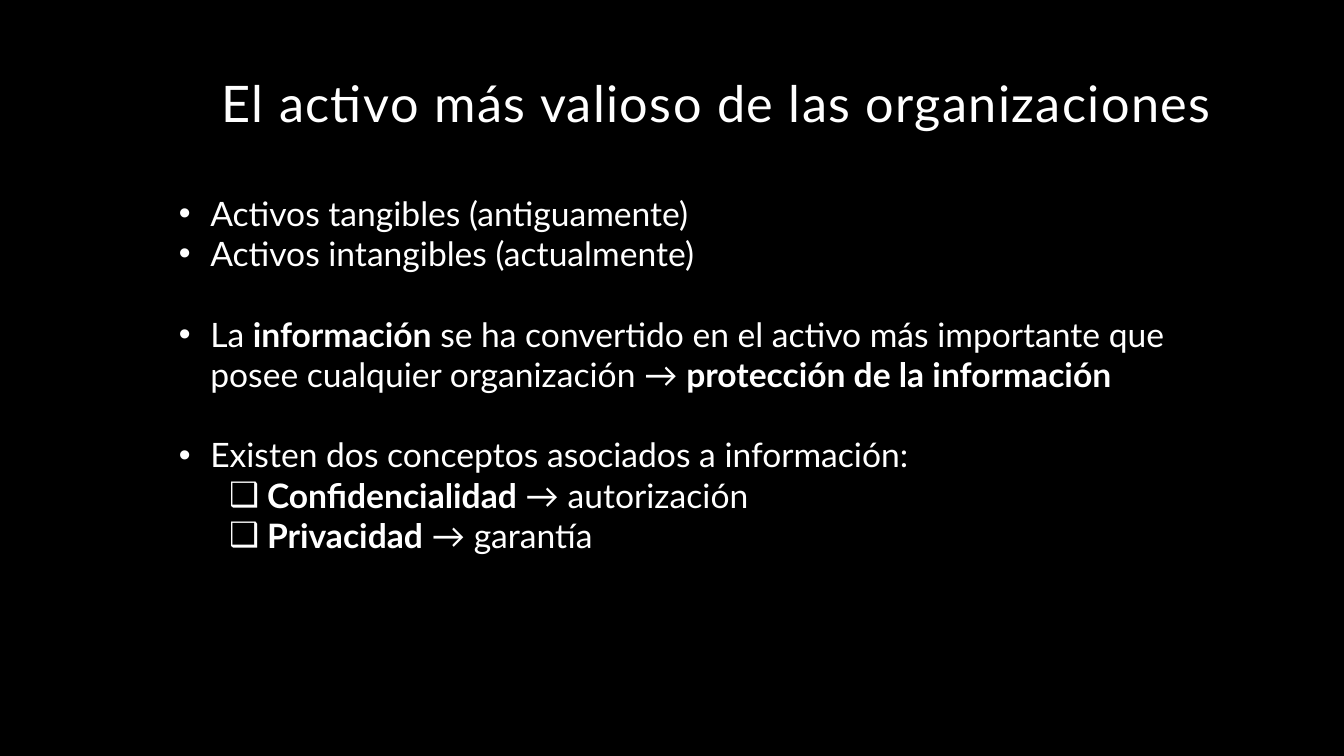
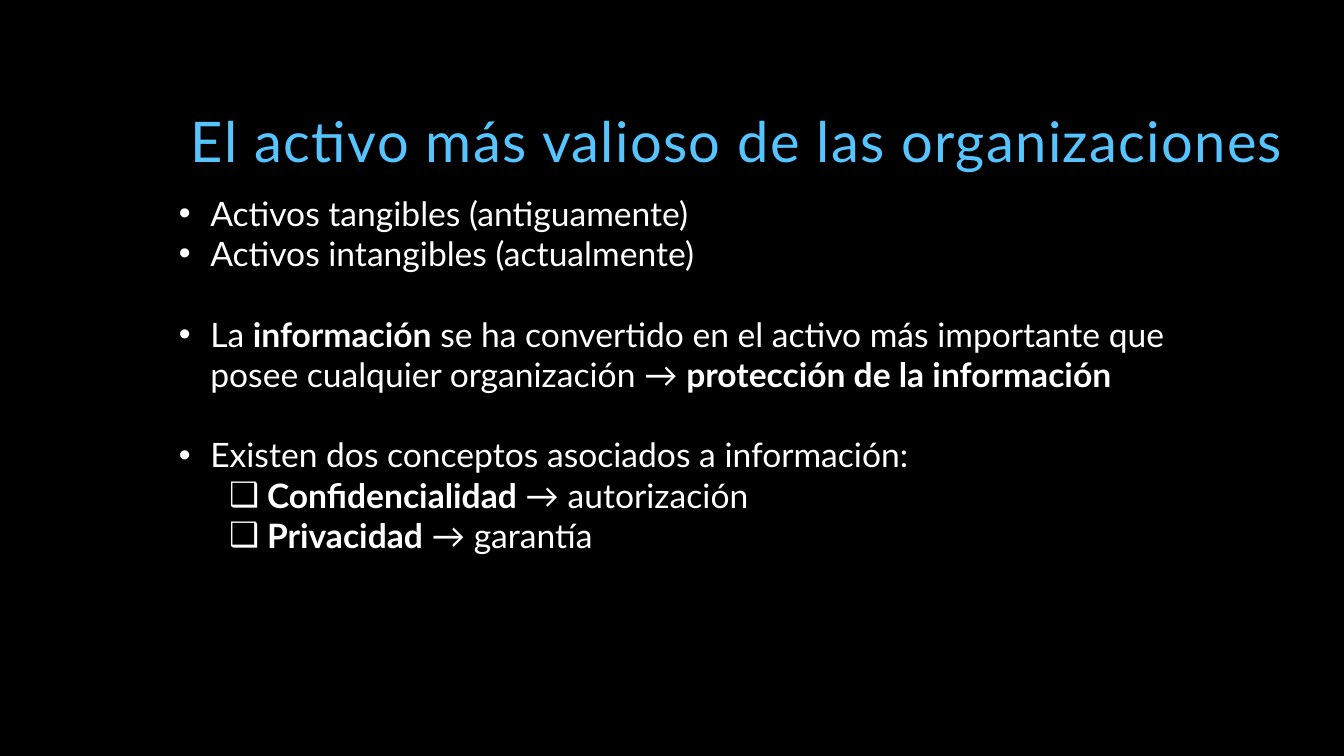
Before and after one commit to miparnisari/implantaciondesistemas, a slide deck: slide 4 of Presentacion/Fuga de Información.pptx. Drawn at 1344x756 pixels with LibreOffice and Linux fonts; fonts in the diff are those of the drawing; background and template pictures are left out. Boxes give left, top, right and bottom in pixels: in the first picture for what was removed or moved away, otherwise in the second. Text is boxed around its words. In the diff, an @@ line names an element or a change of style, - is before the commit and + after.

```diff
--- a/Presentacion/Fuga de Información.pptx
+++ b/Presentacion/Fuga de Información.pptx
@@ title "El activo más valioso de ...": place and size @@
-title "El activo más valioso de ..." at box(221, 85, 1210, 131)
+title "El activo más valioso de ..." at box(191, 120, 1282, 172)
@@ title "El activo más valioso de ..." at box(191, 120, 1282, 172): size 36 to 40 pt, text colour #FFFFFF to #56C5FF @@
```
Also in this commit, not shown: 15 other slides changed.
